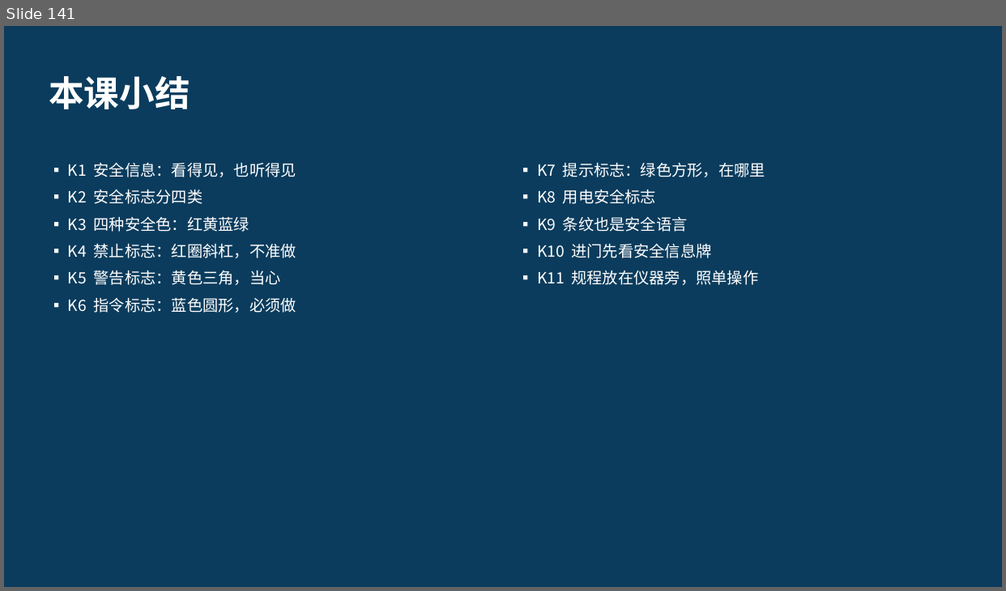
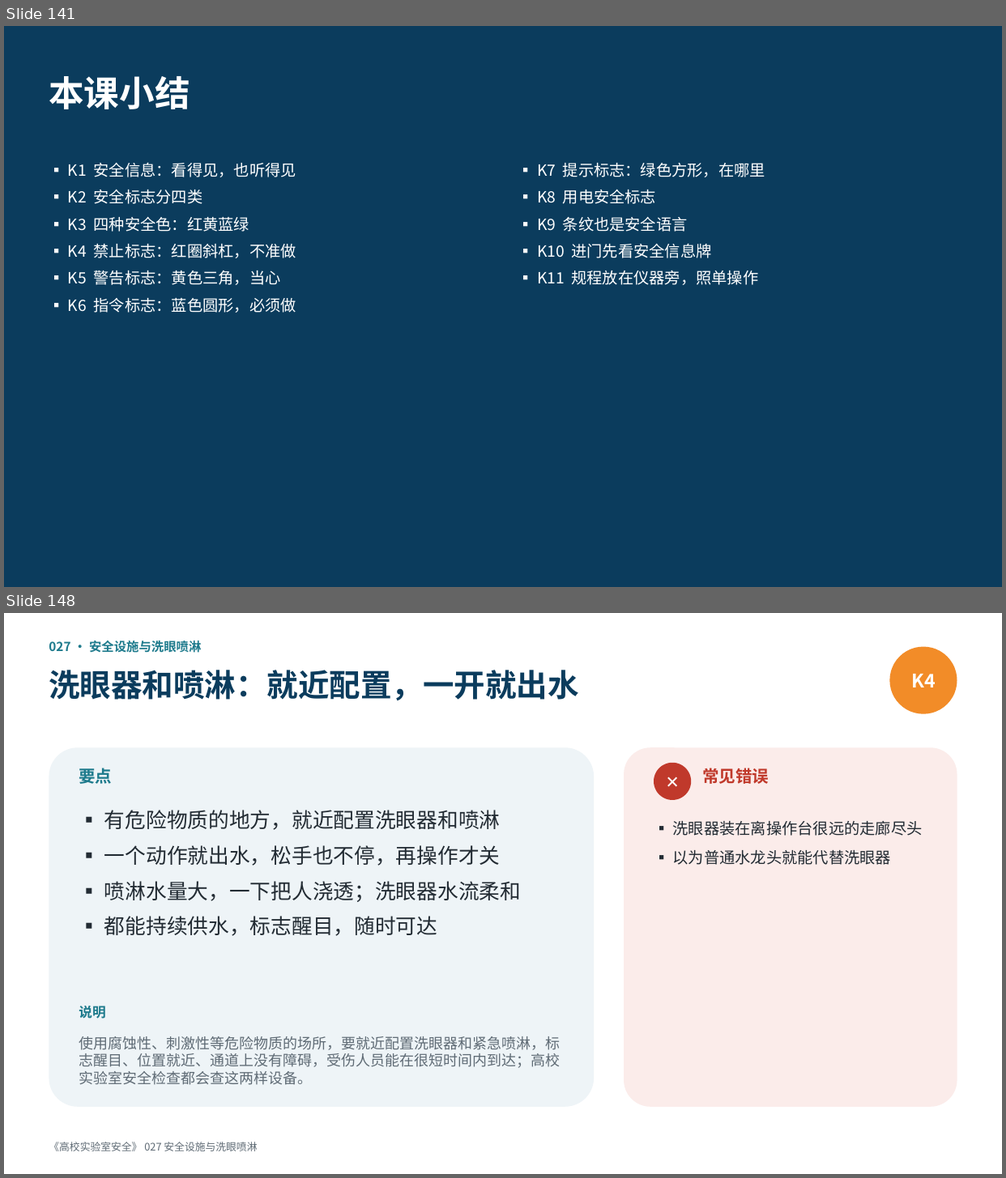
Before and after one commit to hanrongwx-max/videoyoutubo, a slide deck: course/高校实验室安全/课件/第3章_通用安全与个人防护.pptx. Shown one above the other, each under a label of ours: slide 141 before the commit, slides 141 and 148 after it; the slides between them are not shown. The pictures are 1006x591 and 1006x1178 pixels, drawn with LibreOffice and Linux fonts; fonts in the diff are those of the drawing. Boxes give left, top, right and bottom in pixels: in the first picture for what was removed or moved away, otherwise in the second. Text is boxed around its words. In the diff, an @@ line names an element or a change of style, - is before the commit and + after.

```diff
--- a/course/高校实验室安全/课件/第3章_通用安全与个人防护.pptx
+++ b/course/高校实验室安全/课件/第3章_通用安全与个人防护.pptx
@@ slide 148 added at box(4, 613, 1002, 1174), background #FFFFFF @@
@@ text added at box(49, 641, 201, 653), 12 pt, text #1D7A8C, bold @@
+027 · 安全设施与洗眼喷淋
@@ ellipse added at box(889, 647, 957, 714), fill #F28C28, 18 pt, text #FFFFFF, bold @@
+K4
@@ text added at box(49, 670, 578, 700), 30 pt, text #0B3C5D, bold @@
+洗眼器和喷淋：就近配置，一开就出水
@@ rounded rectangle added at box(49, 747, 594, 1107), fill #EEF4F7 @@
@@ rounded rectangle added at box(624, 747, 957, 1107), fill #FBECEA @@
@@ text added at box(79, 768, 112, 784), 16 pt, text #1D7A8C, bold @@
+要点
@@ ellipse added at box(654, 763, 691, 800), fill #C0392B, 16 pt, text #FFFFFF, bold @@
+✕
@@ text added at box(702, 768, 769, 784), 16 pt, text #C0392B, bold @@
+常见错误
@@ text added at box(104, 810, 521, 936), 20 pt, text #222B33 @@
+▪ 有危险物质的地方，就近配置洗眼器和喷淋
+▪ 一个动作就出水，松手也不停，再操作才关
+▪ 喷淋水量大，一下把人浇透；洗眼器水流柔和
+▪ 都能持续供水，标志醒目，随时可达
@@ text added at box(673, 821, 923, 865), 15 pt, text #222B33 @@
+▪ 洗眼器装在离操作台很远的走廊尽头
+▪ 以为普通水龙头就能代替洗眼器
@@ text added at box(79, 1006, 105, 1019), 13 pt, text #1D7A8C, bold @@
+说明
@@ text added at box(79, 1037, 560, 1085), 14 pt, text #5F6B75 @@
+使用腐蚀性、刺激性等危险物质的场所，要就近配置洗眼器和紧急喷淋，标志醒目、位置就近、通道上没有障碍，受伤人员能在很短时间内到达；高校实验室安全检查都会查这两样设备。
@@ text added at box(49, 1142, 257, 1152), 10 pt, text #5F6B75 @@
+《高校实验室安全》 027 安全设施与洗眼喷淋
```
Also in this commit, not shown: 18 other slides added, 4 other files.
